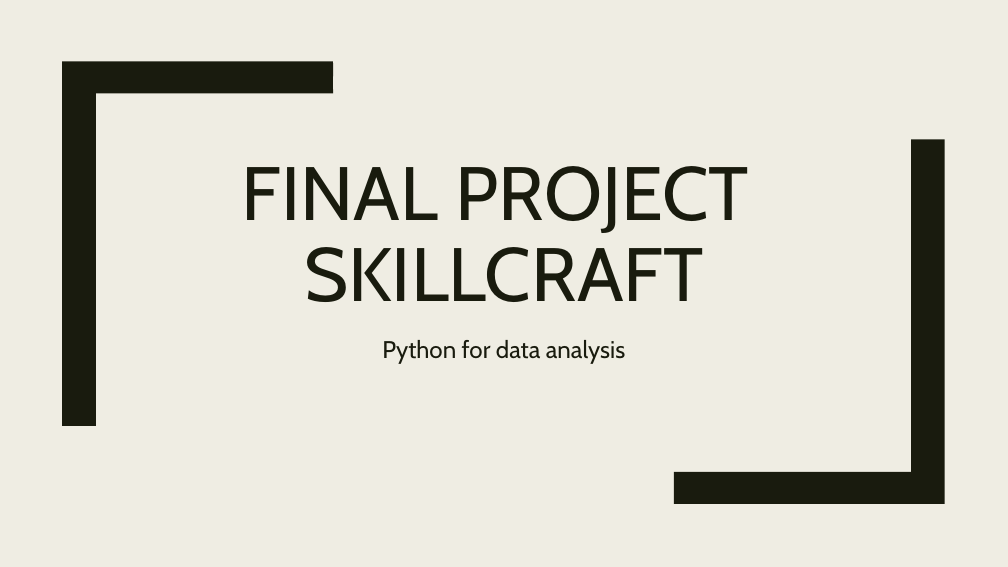
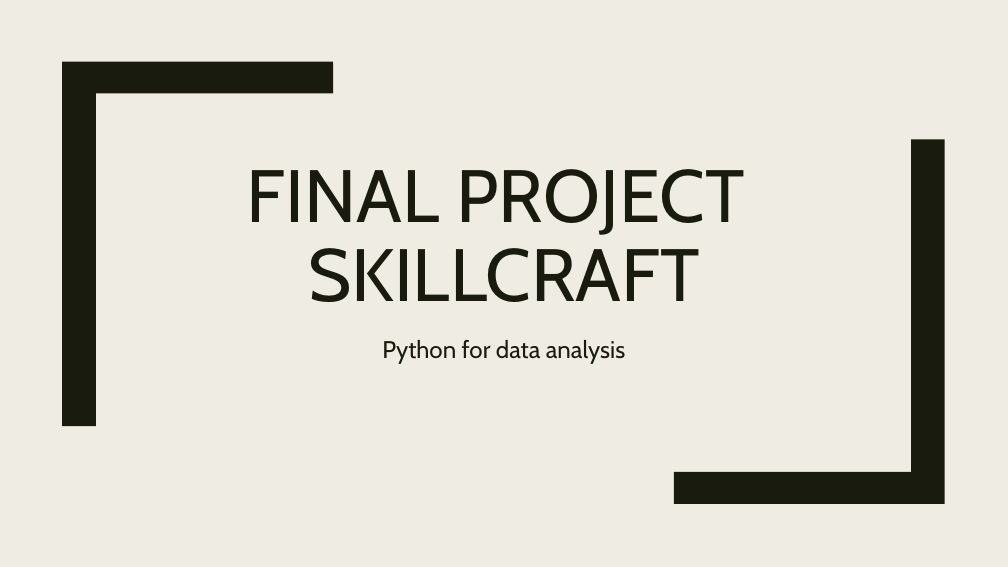
Before and after one commit to VictorGoubet/Dataset-Analysis, a slide deck: slide 1 of Powerpoint.pptx. Drawn at 1008x567 pixels with LibreOffice and Linux fonts; fonts in the diff are those of the drawing. Boxes give left, top, right and bottom in pixels: in the first picture for what was removed or moved away, otherwise in the second. Text is boxed around its words. In the diff, an @@ line names an element or a change of style, - is before the commit and + after.

```diff
--- a/Powerpoint.pptx
+++ b/Powerpoint.pptx
@@ freeform shape at bbox=[62, 61, 333, 426]: rotation 0 to 180 degrees @@
@@ title "FINAL PROJECT SKILLCRAFT" at bbox=[247, 169, 744, 302]: size 72 to 70.6 pt @@
```
Also in this commit, not shown: 8 other slides changed.
